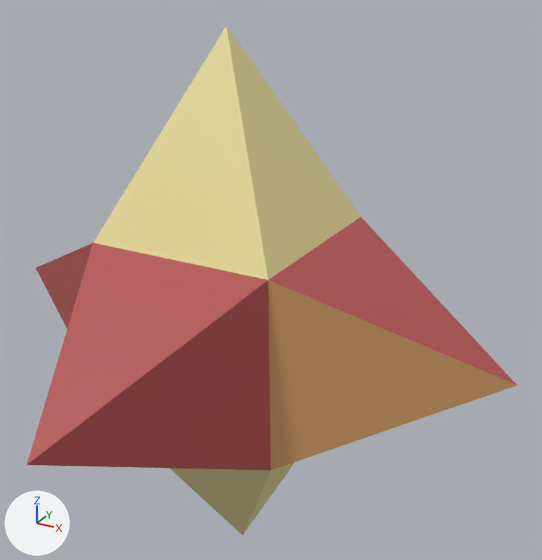
An edit to the glTF model assets/models/scene.glb, drawn before and after from the same camera.
Before and after are seen from a 50 mm lens placed at (19.3, -31.1, 18.2), pointed at (1.3, 1.6, 1.8). The lights are fixed; the arrows at lower left show +X, +Y and +Z. Both versions are drawn at frame 97 of the action 'StarAction'; the numbers are the values there.

Script lines for the objects in view, before the commit:
```python
me_cube_001 = bpy.data.meshes.new('Cube.001')
me_cube_001.from_pydata(...)  # 14 vertices, 24 faces; spans x -15.0..15.0, y -15.0..15.0, z -15.0..15.0
me_cube_001.materials.append(mat_palette_material)  # picture img_cc_29_8x
ob_star = bpy.data.objects.new('Star', me_cube_001)
ob_star.location = (0.0, 0.0, 0.0)
ob_star.rotation_euler = (3.133, -0.017, -0.017)  # degrees (180, -1, -1)
```
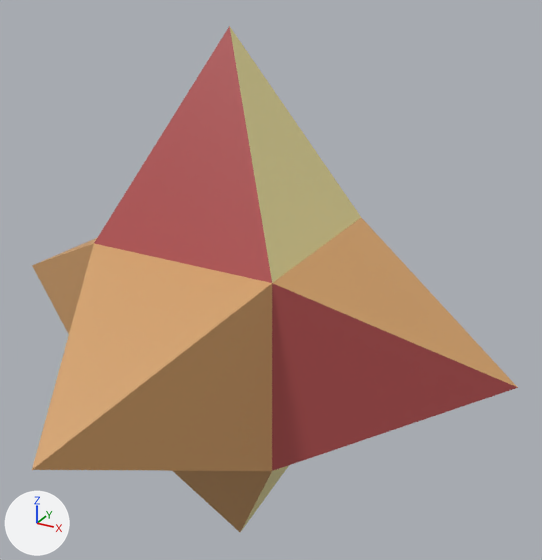
Boxes [x1, y1, x2, y2] around the edits, measured in the pictures (542 x 560 px):
'Star', turned
    before: [27, 26, 517, 535]
    after: [32, 26, 518, 532]

Edits to the bpy script that builds the scene:
```text
Change ob_star:
    ob_star.rotation_euler: (3.133, -0.017, -0.017) -> (0.0, 0.0, 0.0)  # degrees (180, -1, -1) -> degrees (0, 0, 0)
```
